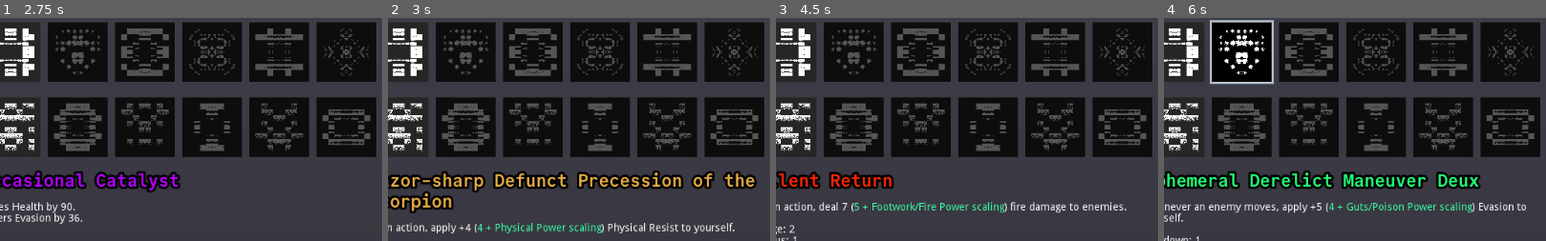
Above: before the commit, frames 1-4 (left to right).
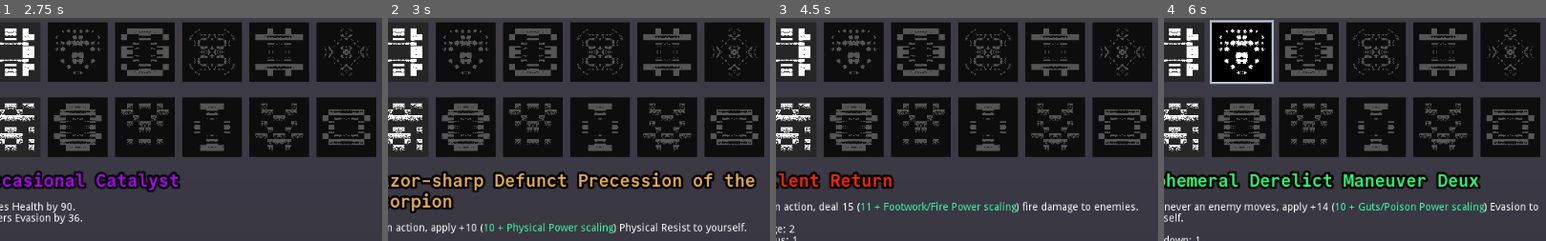
Above: after the commit, the same moments.

Repository: redxaxder/7DRL2024
Game: Godot game, scene res://main.tscn
Same seed, same stepped clock (60 frames per second), same inputs: the game is played once before the commit and once after it.
Inputs (mouse positions are % of the whole screen's width and height, from its top left):
- Up to frame 1 (2.75 s): click "Skill Tree" at 0.5 s; click (10, 17) at 1.27 s; click (19, 17) at 2.02 s
- Up to frame 2 (3 s): click (27, 17) at 2.77 s
- Up to frame 3 (4.5 s): click (36, 17) at 3.52 s; click (45, 17) at 4.27 s
- Up to frame 4 (6 s): click (54, 17) at 5.02 s; click (19, 34) at 5.77 s
The pictures show only the part of the screen within x 8-58%, y 26-76%; the shares and areas given below are measured in that part.

Frame 1 is identical in both runs. In frame 2, 1.7% of the frame differs, in the area x 20-94%, y 91-97%; in frame 3, 1.6%; in frame 4, 1.2%.

Commit message:
narrower power band for generated skills

Diff:
--- a/data/skills/Skill.gd
+++ b/data/skills/Skill.gd
@@ -92,7 +92,7 @@
 		else SkillsCore.TargetAny
 
 	eff.element = rng.randi() % Elements.Kind.MAX
-	var power: float = (rng.randf() + rng.randf() + rng.randf())
+	var power: float = 2 + (rng.randf() + rng.randf() + rng.randf())
 	match eff.targets:
 		SkillsCore.Target.Self:
 			eff.effect_type = SkillsCore.EffectType.StatBuff
@@ -131,7 +131,7 @@
 	var act: Activation = Activation.new()
 	if rng.randf() < 0.5:
 		act.trigger = SkillsCore.Trigger.Action
-		power += 3*sign(power)
+		power += 4 * sign(power)
 		var mod_table = [	Ability.ModParam.CooldownTime,
 							Ability.ModParam.Power]
 		if !(eff.targets == SkillsCore.Target.Self):
@@ -143,10 +143,11 @@
 		var num_mods = 0
 
 		if rng.randf() < 0.2:
-			num_rolls *= 2
-			power *= 2.5
+			num_rolls += 8
+			power += 3 * sign(power)
 		elif rng.randf() < 0.3:
-			num_rolls += 1
+			num_rolls += 2
+			power += sign(power)
 			num_mods = 1
 		else:
 			num_mods = 2
@@ -175,7 +176,8 @@
 				Ability.ModParam.CooldownTime:
 					act.cooldown_time = 90 / (rolled + 1)
 				Ability.ModParam.Power:
-					power *= pow(1.15, rolled)
+					power += sign(power) * rolled
+					power *= pow(1.05, rolled)
 				Ability.ModParam.AbilityRange:
 					act.ability_range = rolled
 				Ability.ModParam.Radius:
@@ -242,7 +244,8 @@
 			var rolled = rolls[i]
 			match mod_table[i]:
 				Ability.ModParam.Power:
-					power *= pow(1.20, rolled)
+					power += sign(power) * rolled
+					power *= pow(1.05, rolled)
 				Ability.ModParam.AbilityRange:
 					act.ability_range = rolled
 				Ability.ModParam.Radius:
